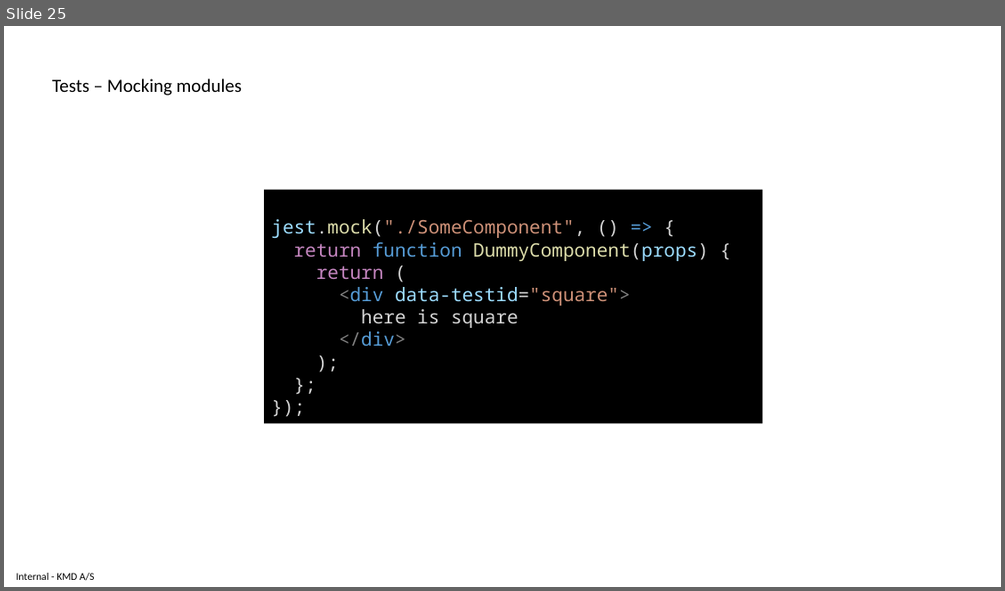
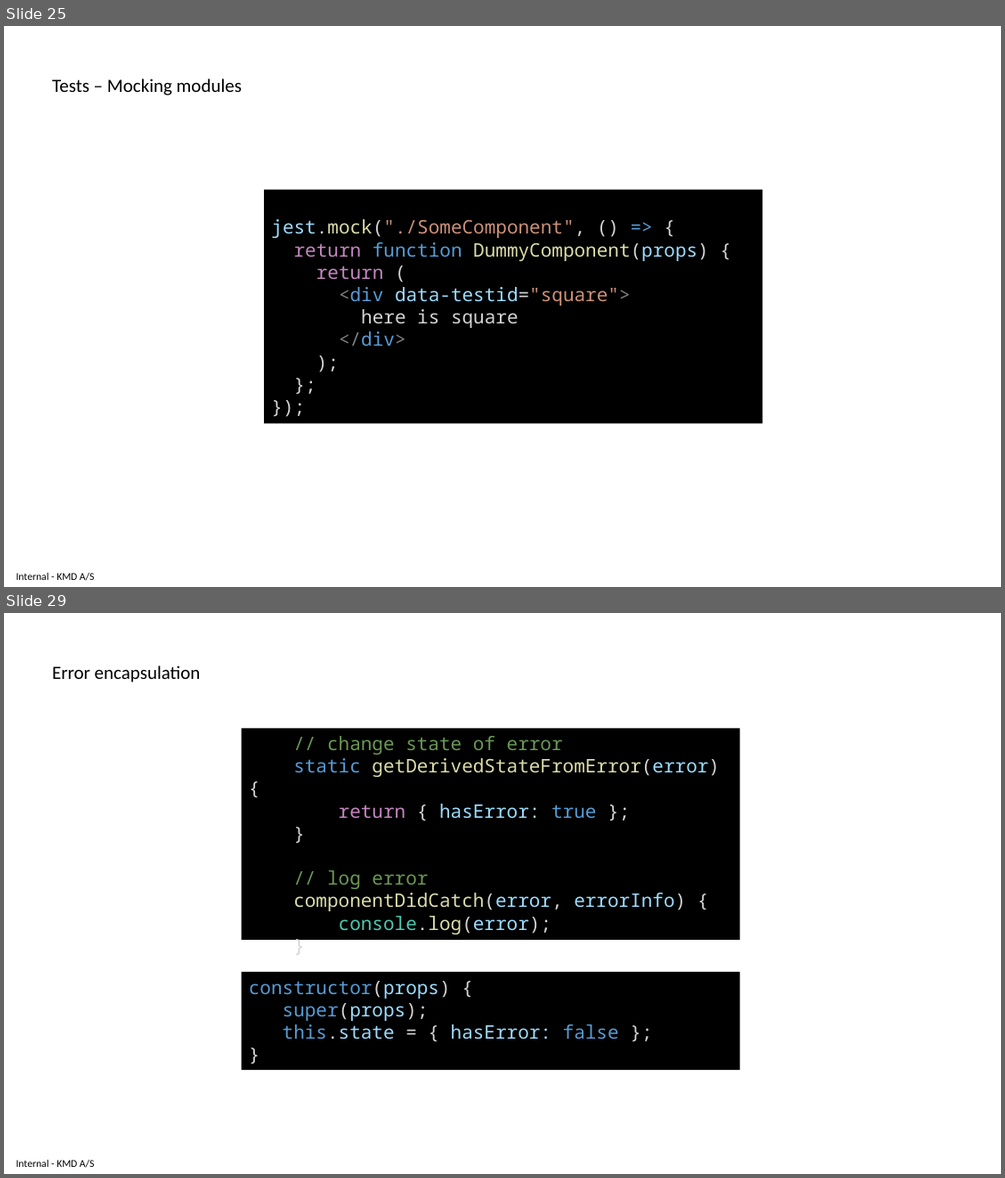
Before and after one commit to delprzemo/reactjs-starter, a slide deck: tutorial/ReactjsTraining.pptx. Shown one above the other, each under a label of ours: slide 25 before the commit, slides 25 and 29 after it; the slides between them are not shown. The pictures are 1005x591 and 1005x1178 pixels, drawn with LibreOffice and Linux fonts; fonts in the diff are those of the drawing. Boxes give left, top, right and bottom in pixels: in the first picture for what was removed or moved away, otherwise in the second. Text is boxed around its words. In the diff, an @@ line names an element or a change of style, - is before the commit and + after.

```diff
--- a/tutorial/ReactjsTraining.pptx
+++ b/tutorial/ReactjsTraining.pptx
@@ slide 29 added at [4,613,1001,1174], background #FFFFFF; not listed: 1 template element that a slide beside it also shows @@
@@ text added at [52,666,201,682], 18 pt, text #000000 @@
+Error encapsulation
@@ rectangle added at [241,728,740,940], fill #000000, 18 pt, text #DCDCAA @@
+// change state of error
+static getDerivedStateFromError(error) {
+return { hasError: true };
+}
+// log error
+componentDidCatch(error, errorInfo) {
+console.log(error);
+}
@@ rectangle added at [241,972,740,1070], fill #000000, 18 pt, text #569CD6 @@
+constructor(props) {
+super(props);
+this.state = { hasError: false };
+}
```
Also in this commit, not shown: 14 other slides added, 1 other file.
